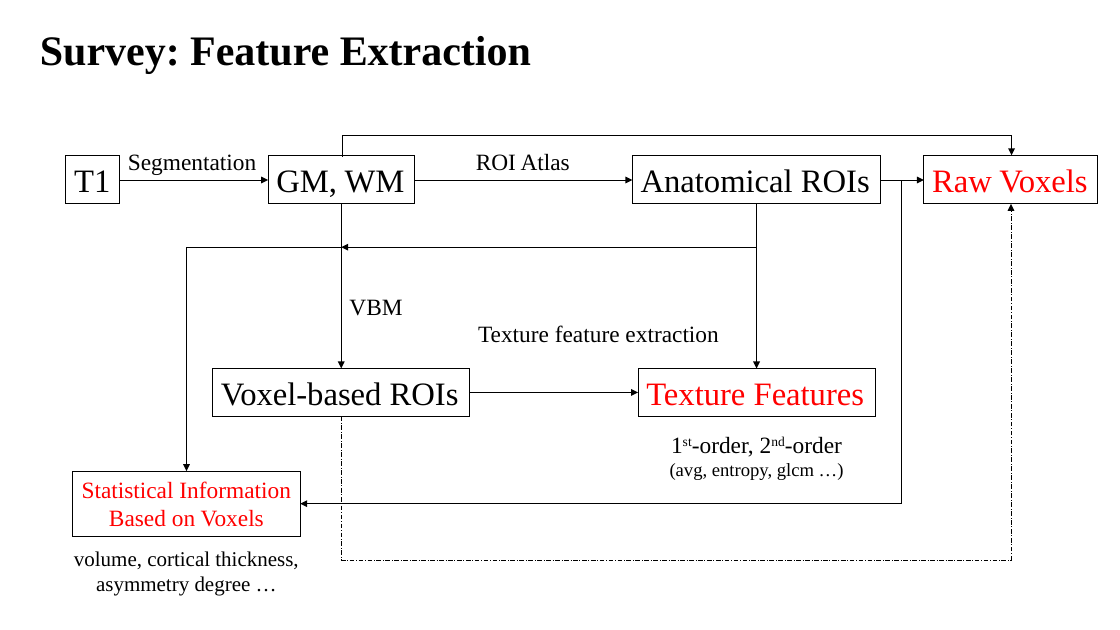
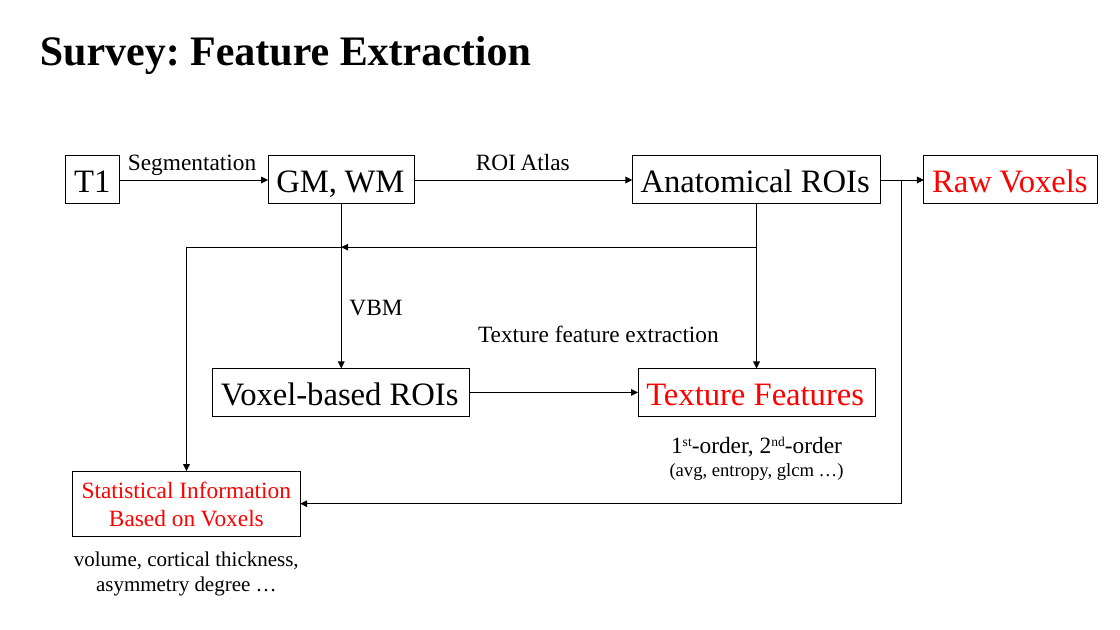
Before and after one commit to Biobots/Levodopa_Parkinson_MRI, a slide deck: slide 4 of doc/0221.pptx (slide 8 before the commit). Drawn at 1120x630 pixels with LibreOffice and Linux fonts; fonts in the diff are those of the drawing. Boxes give left, top, right and bottom in pixels: in the first picture for what was removed or moved away, otherwise in the second. Text is boxed around its words. In the diff, an @@ line names an element or a change of style, - is before the commit and + after.

```diff
--- a/doc/0221.pptx
+++ b/doc/0221.pptx
@@ elbow arrow removed from (342, 156) to (1012, 155) @@
@@ elbow arrow removed from (341, 417) to (1012, 204) @@
```
Also in this commit, not shown: 6 other slides changed, 4 slides added, 5 other files.
